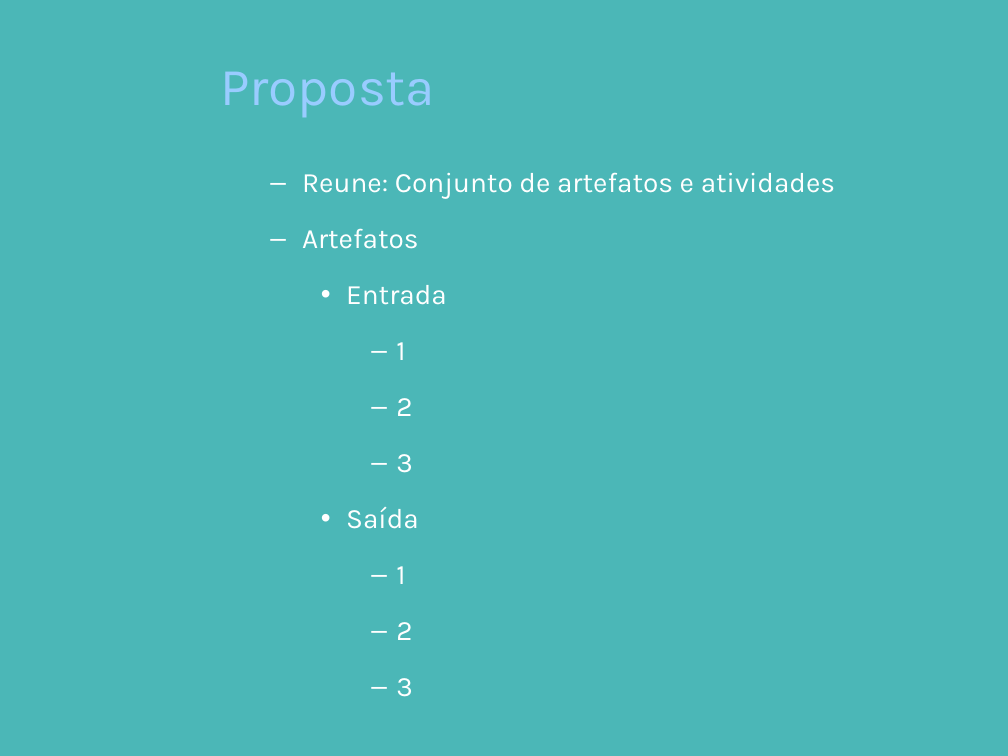
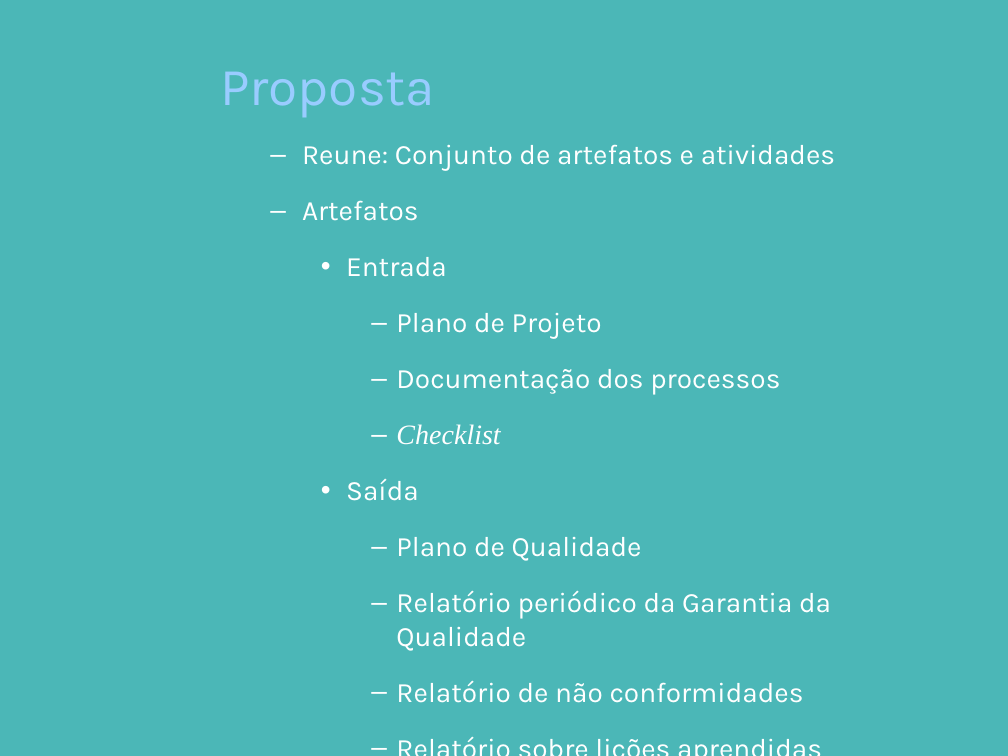
Before and after one commit to pddnew/monografia, a slide deck: slide 19 of presentation/presentation_1.0.0.pptx. Drawn at 1008x756 pixels with LibreOffice and Linux fonts; fonts in the diff are those of the drawing; background and template pictures are left out. Boxes give left, top, right and bottom in pixels: in the first picture for what was removed or moved away, otherwise in the second. Text is boxed around its words. In the diff, an @@ line names an element or a change of style, - is before the commit and + after.

```diff
--- a/presentation/presentation_1.0.0.pptx
+++ b/presentation/presentation_1.0.0.pptx
@@ text "Reune: Conjunto de artefatos e ...": place and size @@
-text "Reune: Conjunto de artefatos e ..." at box(302, 172, 835, 640)
+text "Reune: Conjunto de artefatos e ..." at box(302, 144, 835, 703)
@@ text at box(346, 257, 447, 501): line spacing 24pt to 1 @@
@@ text at box(396, 313, 780, 445): text changed @@
-      – 1
-      – 2
-      – 3
+      – Plano de Projeto
+      – Documentação dos processos
+      – Checklist
@@ text at box(396, 537, 831, 703): text changed @@
-      – 1
-      – 2
-      – 3
+      – Plano de Qualidade
+      – Relatório periódico da Garantia da Qualidade
+      – Relatório de não conformidades
+      – Relatório sobre lições aprendidas
```
Also in this commit, not shown: 5 slides added, 6 other files.
